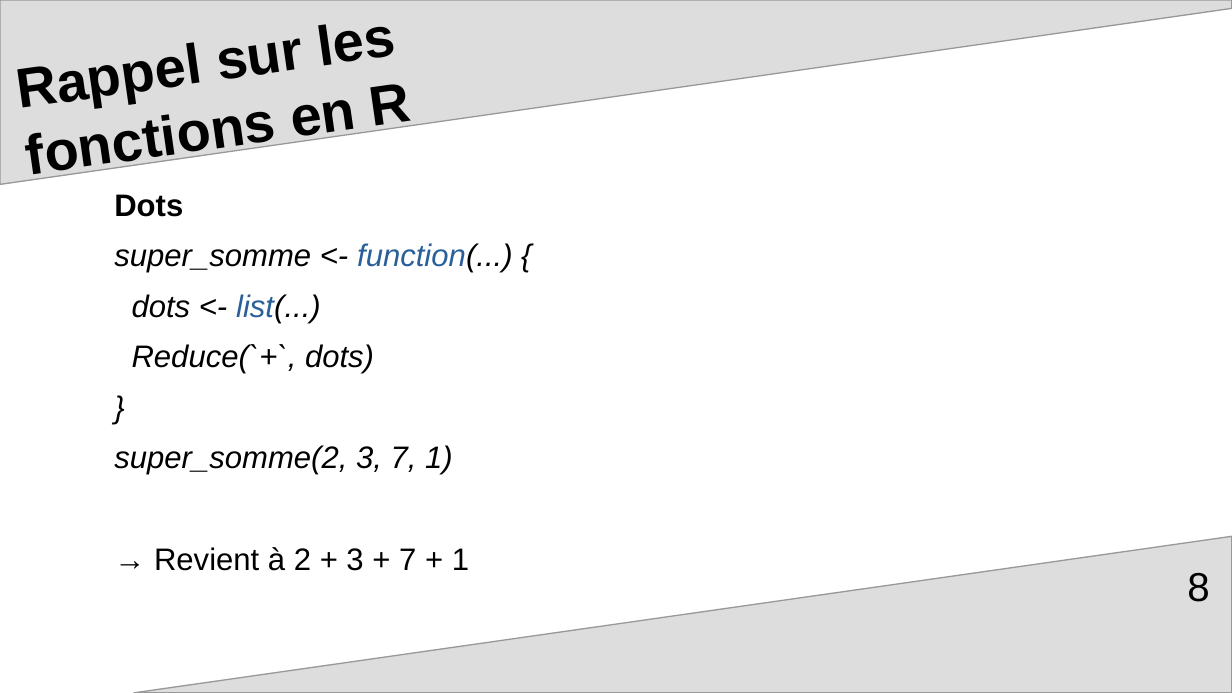
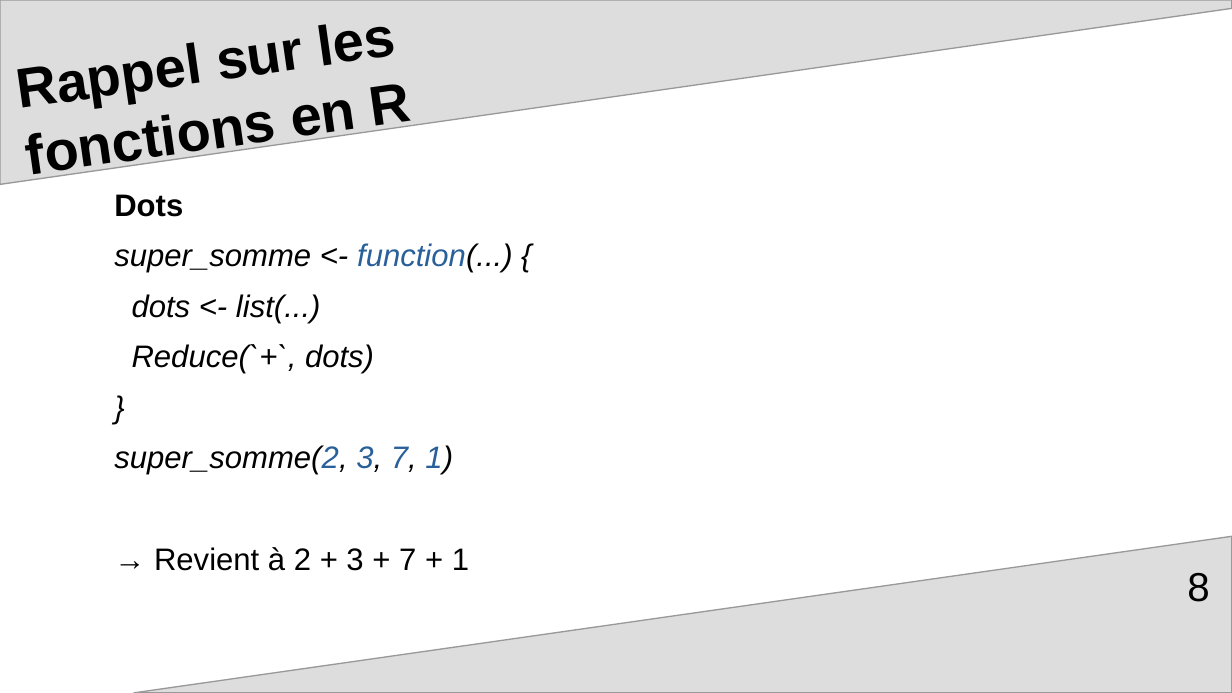
Before and after one commit to arnaud-feldmann/formation_r_drieets_prog_fonctionnelle, a slide deck: slide 8 of presentation.odp. Drawn at 1232x693 pixels with LibreOffice and Linux fonts; fonts in the diff are those of the drawing. Boxes give left, top, right and bottom in pixels: in the first picture for what was removed or moved away, otherwise in the second. Text is boxed around its words. In the diff, an @@ line names an element or a change of style, - is before the commit and + after.

Commit message:
ajout fonctions ordre supérieur 1

```diff
--- a/presentation.odp
+++ b/presentation.odp
@@ text at (114,294,453,475): text colour #2A6099 to #000000 in "list(...)"; text colour #000000 to #2A6099 in "super_somme(2, 3, 7, 1)" @@
```
Also in this commit, not shown: 3 other slides changed, 9 slides added, 2 slides removed, 1 other file.
